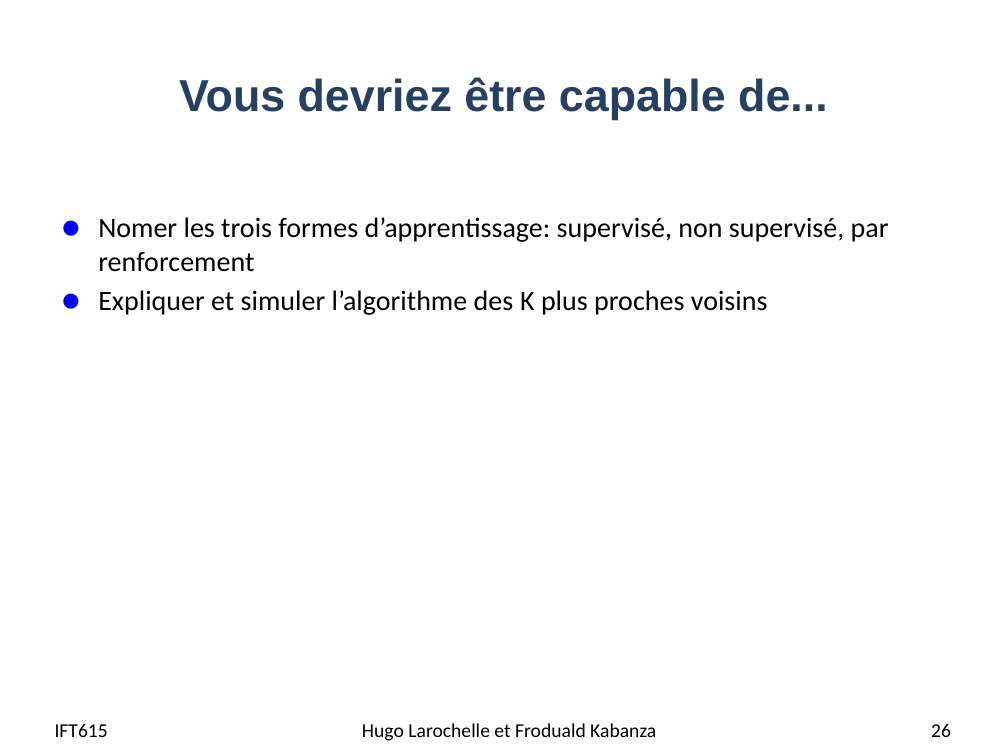
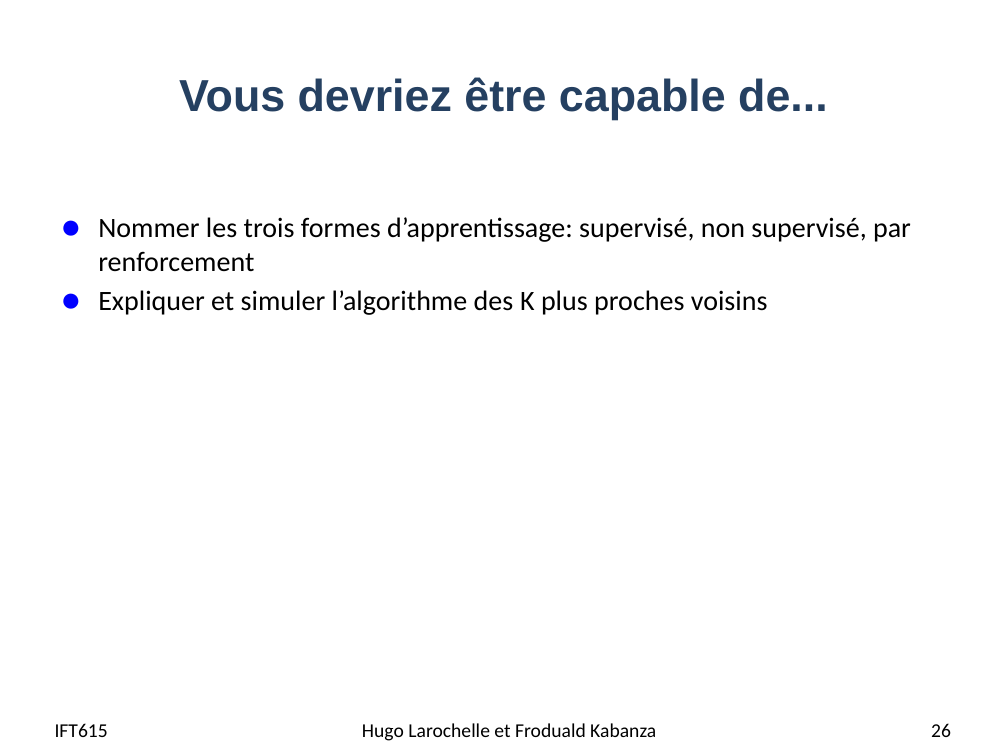
Before and after one commit to djeffkanda/djeffkanda.github.io, a slide deck: slide 26 of ift/assets/slides/ift615-03-Formes apprentissage et knn.pptx. Drawn at 1008x756 pixels with LibreOffice and Linux fonts; fonts in the diff are those of the drawing. Boxes give left, top, right and bottom in pixels: in the first picture for what was removed or moved away, otherwise in the second. Text is boxed around its words. In the diff, an @@ line names an element or a change of style, - is before the commit and + after.

```diff
--- a/ift/assets/slides/ift615-03-Formes apprentissage et knn.pptx
+++ b/ift/assets/slides/ift615-03-Formes apprentissage et knn.pptx
@@ text at <box>98,217,911,272</box>: text changed @@
-● Nomer les trois formes d’apprentissage: supervisé, non supervisé, par renforcement
+● Nommer les trois formes d’apprentissage: supervisé, non supervisé, par renforcement
```
Also in this commit, not shown: 16 other slides changed, 9 other files.
